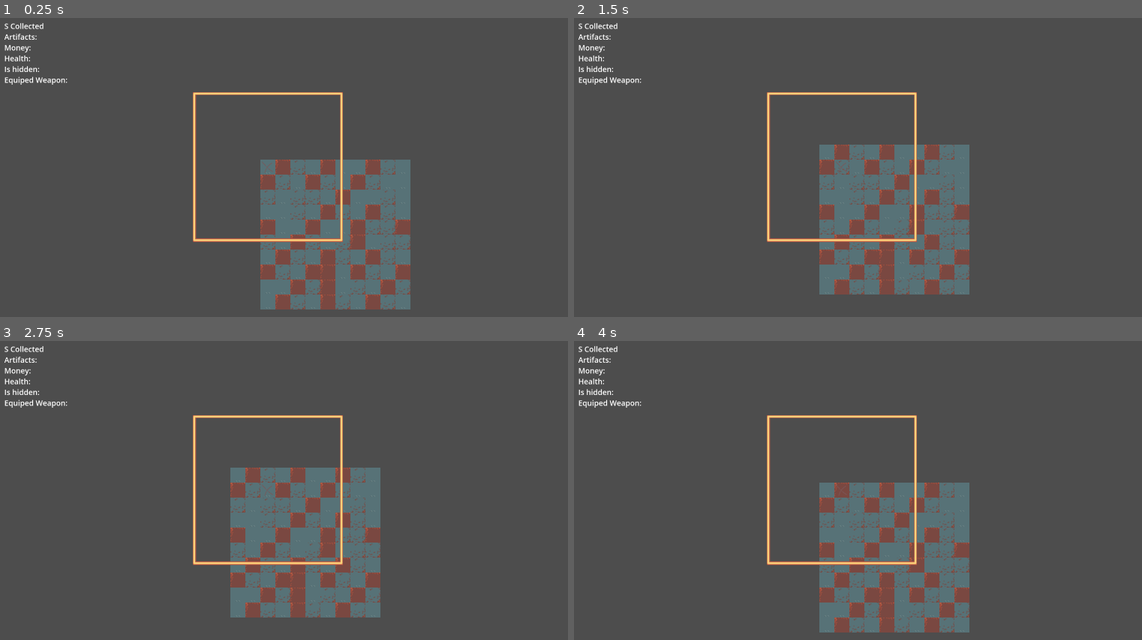
Above: before the commit, frames 1-4 (two rows, left to right).
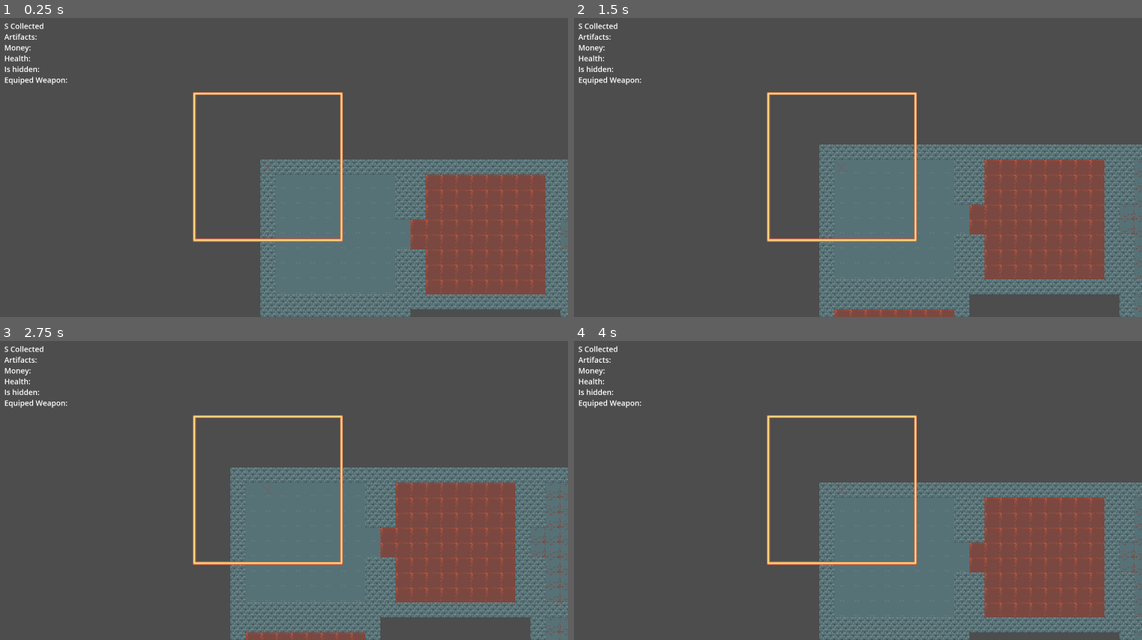
Above: after the commit, the same moments.

Repository: milomccarty99/ld-58
Game: Godot game, scene res://scenes/world.tscn
The game is run twice, just before and just after one commit, with the same random seed, the same clock (stepped at 60 frames per second) and the same inputs.
Inputs:
- Up to frame 1 (0.25 s): no input
- Up to frame 2 (1.5 s): tap Enter at 0.5 s; hold D (right) 0.53-1.28 s; tap Space at 1.25 s; hold S (down) from 1.28 s (still down)
- Up to frame 3 (2.75 s): tap Enter at 2 s; release S (down) at 2.03 s; hold D (right) from 2.03 s (still down)
- Up to frame 4 (4 s): tap Space at 2.75 s; release D (right) at 2.78 s; hold W (up) 2.78-3.53 s; tap Enter at 3.5 s; hold A (left) from 3.53 s (still down)

The runs differ from the first frame. In frame 1, 19% of the frame differs, in the area x 45-100%, y 47-100%; in frame 2, 22%; in frame 3, 23%, in the area x 40-100%, y 42-100%; in frame 4, 20%.

Commit message:
changed some of the room gen design

Diff:
--- a/scenes/level.gd
+++ b/scenes/level.gd
@@ -3,9 +3,20 @@
 var height = 10
 var level_room_noise = FastNoiseLite.new()
 var m
+var included
+var room_walls
 @onready
 var tileMap = $"../TileMapLayer"
-#@onready
+var room_scene_preload = preload("res://scenes/room.tscn")
+@onready
+var enter_room = Vector2(0,0)
+var exit_room = Vector2(9,9)
+var extra_interests # Brutus, Supply Closet, Janitor room ;;; be sure to check against in existing room -- esp. themed rooms
+var doors
+var door_count = 0
+@onready
+var rng = RandomNumberGenerator.new()
+
 #var connections = Array().resize()
 
 
@@ -30,8 +41,82 @@
 			for j in range(0,height):
 				if m[i + width * j] == old_index:
 					m[i + width * j] = new_index
-				#m[to_room.x + width * to_room.y] = m[from_room.x + width * from_room.y];
+				#m[to_room.x + width * to_room.y] = m[from_room.x room_prefab+ width * from_room.y];
 		pass
+
+func is_room_valid(room : Vector2)->bool:
+	return room.x >= 0 and room.x < width and room.y >= 0 and room.y < height
+
+func include_joined_room(start_room : Vector2)->void:
+	if (start_room.x >= 0 and start_room.x < width and start_room.y >= 0 and start_room.y < height):
+		var index_id = m[start_room.x + width * start_room.y]
+		for i in range(0, width):
+			for j in range(0, height):
+				if m[i + width * j] == index_id :
+					included[i + width * j] = true
+
+func look_for_walls(room : Vector2)->int:
+	var index_id = m[room.x + width * room.y]
+	var running_total = 0
+	if (is_room_valid(Vector2(room.x , room.y - 1)) and index_id == m[room.x + width * (room.y - 1)]) :
+		running_total += 1
+	if (is_room_valid(Vector2(room.x - 1, room.y)) and index_id == m[(room.x - 1) + width * room.y]) :
+		running_total += 2
+	if (is_room_valid(Vector2(room.x ,room.y + 1)) and index_id == m[room.x + width * (room.y + 1)]) :
+		running_total += 4
+	if (is_room_valid(Vector2(room.x + 1, room.y)) and index_id == m[(room.x + 1) + width * room.y]) :
+		running_total += 8
+
+	return running_total
+
+func look_for_doors(room : Vector2)->String:
+	for i in range(0,door_count):
+		if room.x == doors[i].x and room.y == doors[i].y:
+			if room.x < doors[i].z:
+				return "right"
+			elif room.x > doors[i].z:
+				return "left"
+			elif room.y < doors[i].w:
+				return "up"
+			else:
+				return "down"
+	return "none"
+
+func find_next_room_in_path(to_room : Vector2)->bool:
+	 # find next nearest room to an existing included point
+	# add door to door array
+	# returns true if room was found
+	# returns false if room was not yet found
+	var closest_included_room_point = Vector2(enter_room) # we take care of this at every included point very inefficient
+	var closest_new_room_point = Vector2(enter_room)
+	var closest_distance = INF
+	if (to_room.x >= 0 and to_room.x < width and to_room.y >= 0 and to_room.y < height):
+		#pathfinding next room
+		for i in range(0, width):
+			for j in range(0,height):
+				if (included[i + width * j]):
+					var distance = abs((i-to_room.x)) + abs(j - to_room.y)
+					if distance <= closest_distance:
+						closest_distance = distance
+						closest_included_room_point = Vector2(i,j)
+						# N,S,E,W but in random order
+						for iter in range(1, 5):
+							var order = rng.randi() % 4
+							if order == 0 and is_room_valid(Vector2(i,j - 1)) and distance > abs(i - to_room.x) + abs(j - to_room.y - 1) :
+								closest_new_room_point = Vector2(i,j - 1)
+							if order == 1 and is_room_valid(Vector2(i,j + 1)) and distance > abs(i - to_room.x) + abs(j - to_room.y + 1) :
+								closest_new_room_point = Vector2(i,j + 1)
+							if order == 2 and is_room_valid(Vector2(i - 1,j)) and distance > abs(i - to_room.x - 1) + abs(j - to_room.y):
+								closest_new_room_point = Vector2(i - 1, j)
+							if order == 3:
+								closest_new_room_point = Vector2(i + 1, j)
+		include_joined_room(closest_new_room_point)
+		if closest_new_room_point != Vector2(0,0):
+			doors.resize(door_count + 2)
+			doors[door_count] = Vector4(closest_included_room_point.x, closest_included_room_point.y, closest_new_room_point.x, closest_new_room_point.y)
+			doors[door_count+ 1] = Vector4(closest_new_room_point.x, closest_new_room_point.y, closest_included_room_point.x, closest_included_room_point.y)
+			door_count += 2
+	return included[to_room.x + width * to_room.y]
 
 
 func _ready()->void:
@@ -39,19 +124,26 @@
 	level_room_noise.noise_type = FastNoiseLite.TYPE_SIMPLEX
 	level_room_noise.seed = randi()
 	level_room_noise.frequency = .5
+	rng.seed = hash("boiler1")
 	m = Array()
-	m.resize((width + 1) * (height + 1))
+	m.resize(width * height + 1)
+	included = Array()
+	included.resize(width * height)
+	room_walls = Array()
+	room_walls.resize(width * height)
+	doors = Array()
+
 	for i in range(0, width):
 		for j in range(0,height):
 			m[i + width * j] = i + width * j #initialize unique indices
+			included[i + width * j] = false # initialize to false
 
 	for i in range(0, width):
 		for j in range(0,height):
 			var strength = level_room_noise.get_noise_2d(i,j) #.get_noise_2D()
-			if strength < 0.2 :
+			if strength < 0.1 :
 				#tileMap.set_cell(Vector2(i,j), 1, Vector2(3,1))
 				#sjoin_rooms(Vector2(i,j), Vector2(i,j-1))
-
 				pass
 			elif strength < 0.4:
 				join_rooms(Vector2(i,j), Vector2(i,j-1))
@@ -65,14 +157,24 @@
 				join_rooms(Vector2(i,j), Vector2(i+1,j))#m[1 + width * j] = m[(i+1) + width * j]
 				#tileMap.set_cell(Vector2(i,j), 1, Vector2(11,2))
 				#m[i + width * j].direction = "up"
+	while (not find_next_room_in_path(exit_room)):
+		pass
 	for i in range(0, width):
 		for j in range(0, height):
-			var tile_indexed = [Vector2(4,2), Vector2(3,6), Vector2(11,2)]
-			var splash = m[i + width * j] % tile_indexed.size()
-			tileMap.set_cell(Vector2(i,j),1, tile_indexed[splash])
+			if (included[i + width * j]):
+				var tile_indexed = [Vector2(4,2), Vector2(3,6), Vector2(11,2)]
+				var splash = m[i + width * j] % tile_indexed.size()
+				#tileMap.set_cell(Vector2(i,j),1, tile_indexed[splash])
+				var room_to_instance = room_scene_preload.instantiate()
+				room_to_instance.start_point = Vector2(i,j)
+				room_to_instance.floor_sample = tile_indexed[splash]
+				room_to_instance.door_dir = look_for_doors(Vector2(i,j))
+				room_to_instance.walls = look_for_walls(Vector2(i,j))
+				add_child(room_to_instance)
 		pass
 			#tileMap.set_cell(Vector2(i,j), 1, Vector2(3,1))
 
 
+
 			 #initialize unique indices
 	pass
--- a/scenes/room.gd
+++ b/scenes/room.gd
@@ -1,7 +1,16 @@
 extends Node2D
 
-var start = Vector2(4,4)
-var end = Vector2(10,10)
+#var start = Vector2(4,4)
+#var end = Vector2(10,10)
+var width = 10
+var height = 10
+var start_point = Vector2(0,0)
+var wall_thickness = 1
+var ss_i = 1
+var floor_sample = Vector2(3, 6)
+var wall_sample = Vector2(0, 0)
+var door_dir = "none"
+var walls = 15
 @onready
 var tileMap = $"../../TileMapLayer"
 
@@ -10,10 +19,35 @@
 	pass
 
 func _ready()->void:
-	for i in range(start.x, end.x):
-		for j in range(start.y, end.y):
-			tileMap.set_cell(Vector2(i,j),1,Vector2(3,1)) # floor
-			if i == start.x or j == start.y or i == end.x -1 or j == end.y -1 :
-				tileMap.set_cell(Vector2(i,j), 1, Vector2(0,1)) # wall
+	for i in range(0, width):
+		for j in range(0, height):
+			tileMap.set_cell(Vector2(start_point.x * width + i,start_point.y * height + j),ss_i, floor_sample)
+			var running_walls = walls
+			if i == 0 and running_walls % 8 == running_walls: # left wall
+				tileMap.set_cell(Vector2(start_point.x * width + i, start_point.y * height + j), ss_i, wall_sample)
+			running_walls = running_walls % 8
+			if  j == height - 1 and running_walls % 4 == running_walls: # upper wall
+				tileMap.set_cell(Vector2(start_point.x * width + i, start_point.y * height + j), ss_i, wall_sample)
+			running_walls = running_walls % 4
+			if i == width - 1 and running_walls % 2 == running_walls: # right wall
+				tileMap.set_cell(Vector2(start_point.x * width + i, start_point.y * height + j), ss_i, wall_sample)
+			running_walls = running_walls % 2
+			if j == 0 and running_walls % 1 == running_walls: # bottom wall
+				tileMap.set_cell(Vector2(start_point.x * width + i, start_point.y * height + j), ss_i, wall_sample)
+			else:
+				pass
+	if door_dir == "up":
+		tileMap.set_cell(Vector2(start_point.x * width + 5 , start_point.y * height + 0), ss_i, floor_sample)#tileMap.set_cell(Vector2(i,j),1,Vector2(3,1)) # floor
+		tileMap.set_cell(Vector2(start_point.x * width + 4 , start_point.y * height + 0), ss_i, floor_sample)#tileMap.set_cell(Vector2(i,j),1,Vector2(3,1)) # floor
+	elif door_dir == "down" :
+		tileMap.set_cell(Vector2(start_point.x * width + 5 , start_point.y * height + height), ss_i, floor_sample)#tileMap.set_cell(Vector2(i,j),1,Vector2(3,1)) # floor
+		tileMap.set_cell(Vector2(start_point.x * width + 4 , start_point.y * height + height), ss_i, floor_sample)#tileMap.set_cell(Vector2(i,j),1,Vector2(3,1)) # floor
+	elif door_dir == "left":
+		tileMap.set_cell(Vector2(start_point.x * width + 0 , start_point.y * height + 5), ss_i, floor_sample)#tileMap.set_cell(Vector2(i,j),1,Vector2(3,1)) # floor
+		tileMap.set_cell(Vector2(start_point.x * width + 0 , start_point.y * height + 4), ss_i, floor_sample)#tileMap.set_cell(Vector2(i,j),1,Vector2(3,1)) # floorpass #	if i == start.x or j == start.y or i == end.x -1 or j == end.y -1 :
+	elif door_dir == "right":
+		tileMap.set_cell(Vector2(start_point.x * width + width - 1 , start_point.y * height + 5), ss_i, floor_sample)#tileMap.set_cell(Vector2(i,j),1,Vector2(3,1)) # floor
+		tileMap.set_cell(Vector2(start_point.x * width + width - 1 , start_point.y * height + 4), ss_i, floor_sample)
+		pass #tileMap.set_cell(Vector2(i,j), 1, Vector2(0,1)) # wall
 
 	pass
--- /dev/null
+++ b/scenes/room.tscn
@@ -0,0 +1,6 @@
+[gd_scene load_steps=2 format=3 uid="uid://cfjq4ncda1a73"]
+
+[ext_resource type="Script" uid="uid://jyw5eanxtj4p" path="res://scenes/room.gd" id="1_36trf"]
+
+[node name="Room" type="Node2D"]
+script = ExtResource("1_36trf")
--- a/scenes/world.tscn
+++ b/scenes/world.tscn
@@ -4,8 +4,8 @@
 [ext_resource type="Script" uid="uid://bvdv5e3gexbet" path="res://scripts/environment.gd" id="1_rwgxs"]
 [ext_resource type="Texture2D" uid="uid://bogtgqk2435pk" path="res://images/grass.png" id="2_71j4m"]
 [ext_resource type="Script" uid="uid://bjjcl8wm6mbu7" path="res://scenes/level.gd" id="2_i7141"]
-[ext_resource type="Script" uid="uid://jyw5eanxtj4p" path="res://scenes/room.gd" id="3_4mrxx"]
 [ext_resource type="Texture2D" uid="uid://vqf0qcrgc26j" path="res://images/enemny_notice.png" id="3_4wyf3"]
+[ext_resource type="PackedScene" uid="uid://cfjq4ncda1a73" path="res://scenes/room.tscn" id="3_7r4gi"]
 [ext_resource type="Texture2D" uid="uid://cw47bufpkx0cn" path="res://images/player_x.png" id="4_k0juu"]
 [ext_resource type="Texture2D" uid="uid://d3rortgtgeujk" path="res://images/assortment.png" id="8_7r4gi"]
 [ext_resource type="Texture2D" uid="uid://cxawsbs4iea12" path="res://images/Source_indoor_tiles_all.png" id="9_w7kh3"]
@@ -494,8 +494,7 @@
 [node name="BoilerRoom" type="Node2D" parent="Environment"]
 script = ExtResource("2_i7141")
 
-[node name="Room" type="Node2D" parent="Environment/BoilerRoom"]
-script = ExtResource("3_4mrxx")
+[node name="Room" parent="Environment/BoilerRoom" instance=ExtResource("3_7r4gi")]
 
 [node name="FactoryFloor1" type="Node2D" parent="Environment"]
 
